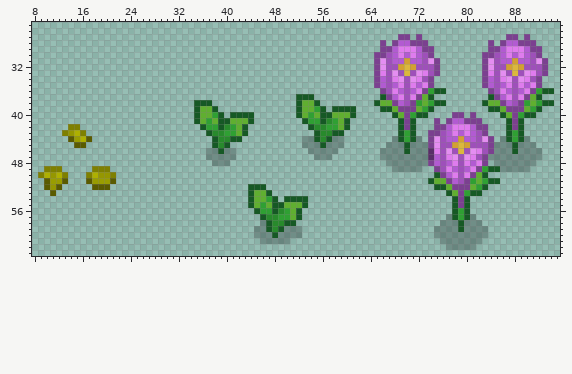
File history of a sprite sheet, img/farms/crops/PD_Crocus.png. Above: the version before the commit.
The file is 96x64 pixels. Colours within 5 levels of each other are drawn and written as one. Shown: x 8..95, y 25..63.
Once edited:
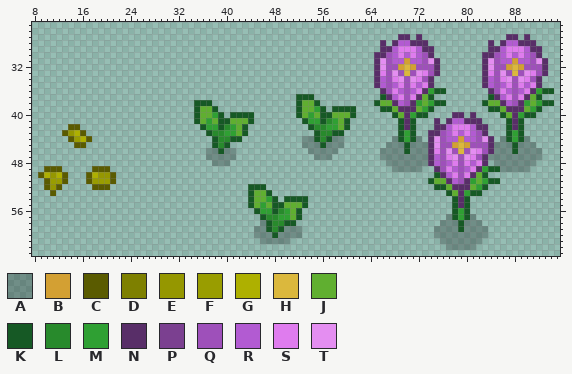
Palette (. is transparent): A #00000040  B #d3a033  C #5a5b00  D #7e8000  E #959700  F #999d00  G #aeb000  H #dbb83d  J #60af30  K #165925  L #288a2c  M #2fa033  N #582e68  P #7b4090  Q #9e50ba  R #b25bd2  S #df7cee  T #e48ef1
From old to new:
y 27: x 69..70 PP -> NN; x 72 P -> N; x 87..88 PP -> NN; x 90 P -> N
y 28: x 66 P -> N; x 68 P -> N; x 71..73 PPP -> NNN; x 84 P -> N; x 86 P -> N; x 89..91 PPP -> NNN
y 29: x 66..67 PP -> NN; x 73..74 PP -> NN; x 84..85 PP -> NN; x 91..92 PP -> NN
y 30: x 65..66 PP -> NN; x 74 P -> N; x 83..84 PP -> NN; x 92 P -> N
y 31..33: x 65 P -> N; x 75 P -> N; x 83 P -> N; x 93 P -> N
y 34..35: x 65 P -> N; x 74 P -> N; x 83 P -> N; x 92 P -> N
y 36: x 66 P -> N; x 73 P -> N; x 84 P -> N; x 91 P -> N
y 37: x 67 P -> N; x 72 P -> N; x 85 P -> N; x 90 P -> N
y 38: x 68 P -> N; x 71 P -> N; x 86 P -> N; x 89 P -> N
y 39: x 69..71 PPP -> NNN; x 87..89 PPP -> NNN
y 40: x 70 P -> N; x 78..79 PP -> NN; x 81 P -> N; x 88 P -> N
y 41: x 70 P -> N; x 75 P -> N; x 77 P -> N; x 80..82 PPP -> NNN; x 88 P -> N
y 42: x 14..15 DD -> CC; x 70 P -> N; x 75..76 PP -> NN; x 82..83 PP -> NN; x 88 P -> N
y 43: x 13 D -> C; x 16 D -> C; x 74..75 PP -> NN; x 83 P -> N
y 44..45: x 74 P -> N; x 84 P -> N
y 46: x 84 P -> N
y 47: x 83 P -> N
y 48: x 74 P -> N; x 83 P -> N
y 49: x 10..12 DDD -> CCC; x 18..20 DDD -> CCC; x 75 P -> N; x 82 P -> N
y 50: x 9 D -> C; x 13 D -> C; x 17 D -> C; x 21 D -> C; x 76 P -> N; x 81 P -> N
y 51: x 77 P -> N; x 80 P -> N
y 52: x 78..80 PPP -> NNN
y 53..55: x 79 P -> N
